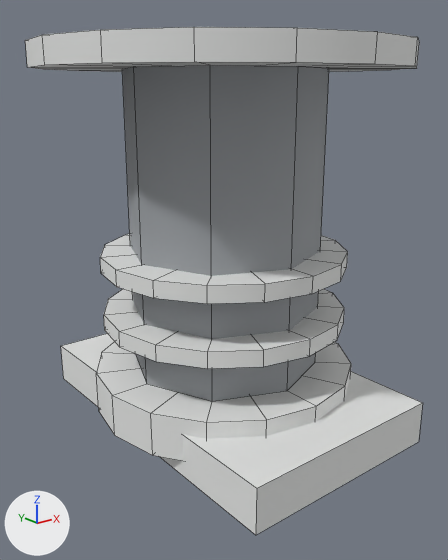
The OBJ model assets/models/equipment/srw_sr26_reactor/LOD1/srw_heat_pipe_column.obj: old version first, new version second.
The view is the same before and after, from a camera (50 mm lens) standing at (-1.189, -1.487, 1.856) and looking at (-0.022, -0.028, 1.272). Every picture has the same lights, and +X, +Y and +Z are marked at lower left. The first picture is the older version. Mesh edges are drawn as thin lines. Where no turn or scale is listed for an object, it has been applied to the vertices. Vertices at exactly the same position are counted once.

Names of what the first picture shows: 'srw_heat_pipe_column'.
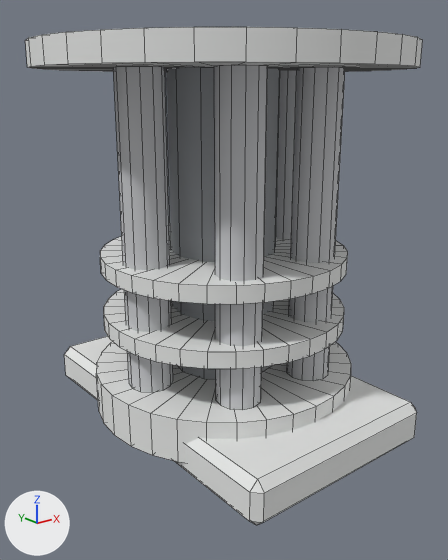
What the commit changed:
Material 'eq_steel' (mat_eq_steel) is new.
Its base color is (0.58, 0.59, 0.61) (light grey #c8cacd).
Its roughness is 0.654.
me_srw_heat_pipe_column is used by ob_srw_heat_pipe_column; location (0.0, 0.0, 0.0).
me_srw_heat_pipe_column had 220 vertices, 254 faces and spanned x -0.545..0.545, y -0.545..0.545, z 0.805..1.97.
me_srw_heat_pipe_column now has 592 vertices, 726 faces and spans x -0.545..0.545, y -0.545..0.545, z 0.805..1.97.
me_srw_heat_pipe_column part 1: a new loose piece, a 12-sided cylinder along z spanning x 0.218..0.352, y -0.067..0.067, z 0.989..1.903, in mat_eq_steel (light grey #c8cacd).
me_srw_heat_pipe_column part 2: a new loose piece, a 12-sided cylinder along z spanning x 0.075..0.21, y -0.314..-0.18, z 0.989..1.903, in mat_eq_steel (light grey #c8cacd).
me_srw_heat_pipe_column part 3: a new loose piece, a 12-sided cylinder along z spanning x -0.21..-0.075, y -0.314..-0.18, z 0.989..1.903, in mat_eq_steel (light grey #c8cacd).
me_srw_heat_pipe_column part 4: a new loose piece, a 12-sided cylinder along z spanning x -0.352..-0.218, y -0.067..0.067, z 0.989..1.903, in mat_eq_steel (light grey #c8cacd).
me_srw_heat_pipe_column part 5: the loose piece of 8 vertices spanning x -0.335..0.335, y -0.545..0.545, z 0.805..0.939 is rebuilt with 24 vertices and now spans x -0.335..0.335, y -0.545..0.545, z 0.805..0.939.
me_srw_heat_pipe_column part 6: 16 vertices removed from x -0.302..0.302, y -0.302..0.302, z 0.989..1.903; 216 vertices added at x -0.534..0.534, y -0.534..0.534, z 0.855..1.97.
Other edits to the shape of me_srw_heat_pipe_column do not show in these pictures.
me_srw_heat_pipe_column gains material mat_eq_steel (light grey #c8cacd).

Location of each change, [x1, y1, x2, y2] in pixels of the pictures (448 x 560 px):
'srw_heat_pipe_column', reshaped
    before: [25, 27, 423, 535]
    after: [25, 27, 423, 525]
part 1 of me_srw_heat_pipe_column, added
    after: [276, 70, 297, 240]
part 2 of me_srw_heat_pipe_column, added
    after: [287, 67, 345, 381]
part 3 of me_srw_heat_pipe_column, added
    after: [214, 65, 268, 410]
part 4 of me_srw_heat_pipe_column, added
    after: [113, 66, 173, 392]
part 5 of me_srw_heat_pipe_column, rebuilt
    before: [61, 334, 423, 535]
    after: [64, 336, 417, 525]
part 6 of me_srw_heat_pipe_column, reshaped
    before: [122, 65, 329, 401]
    after: [25, 27, 423, 463]
